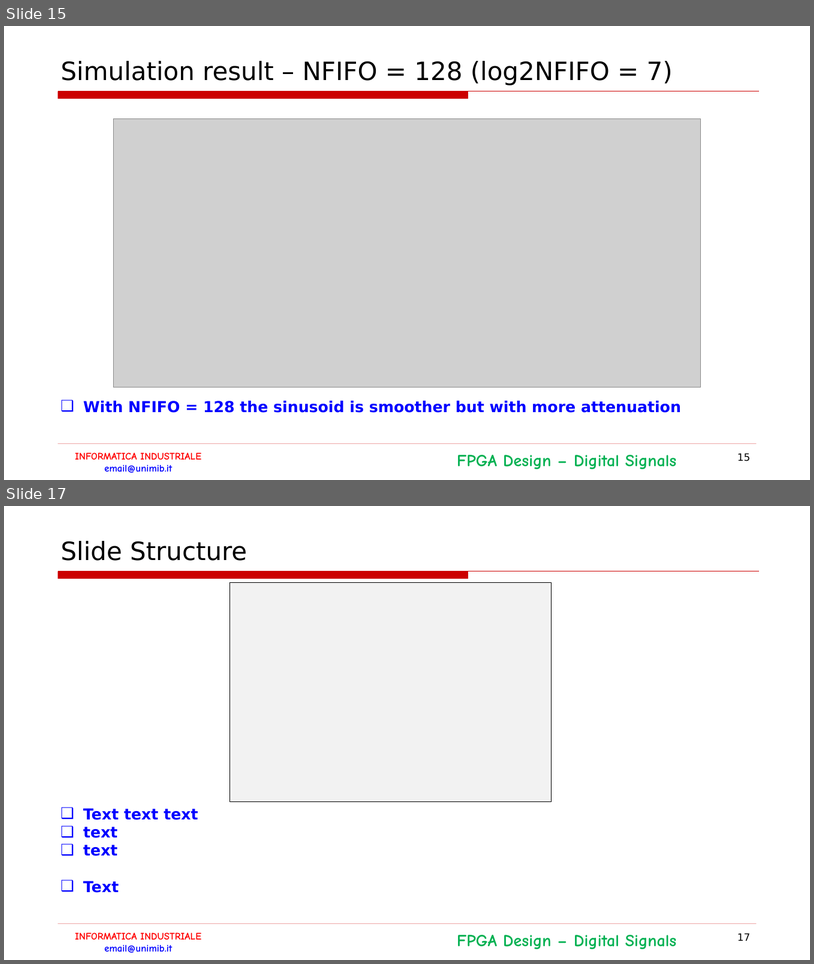
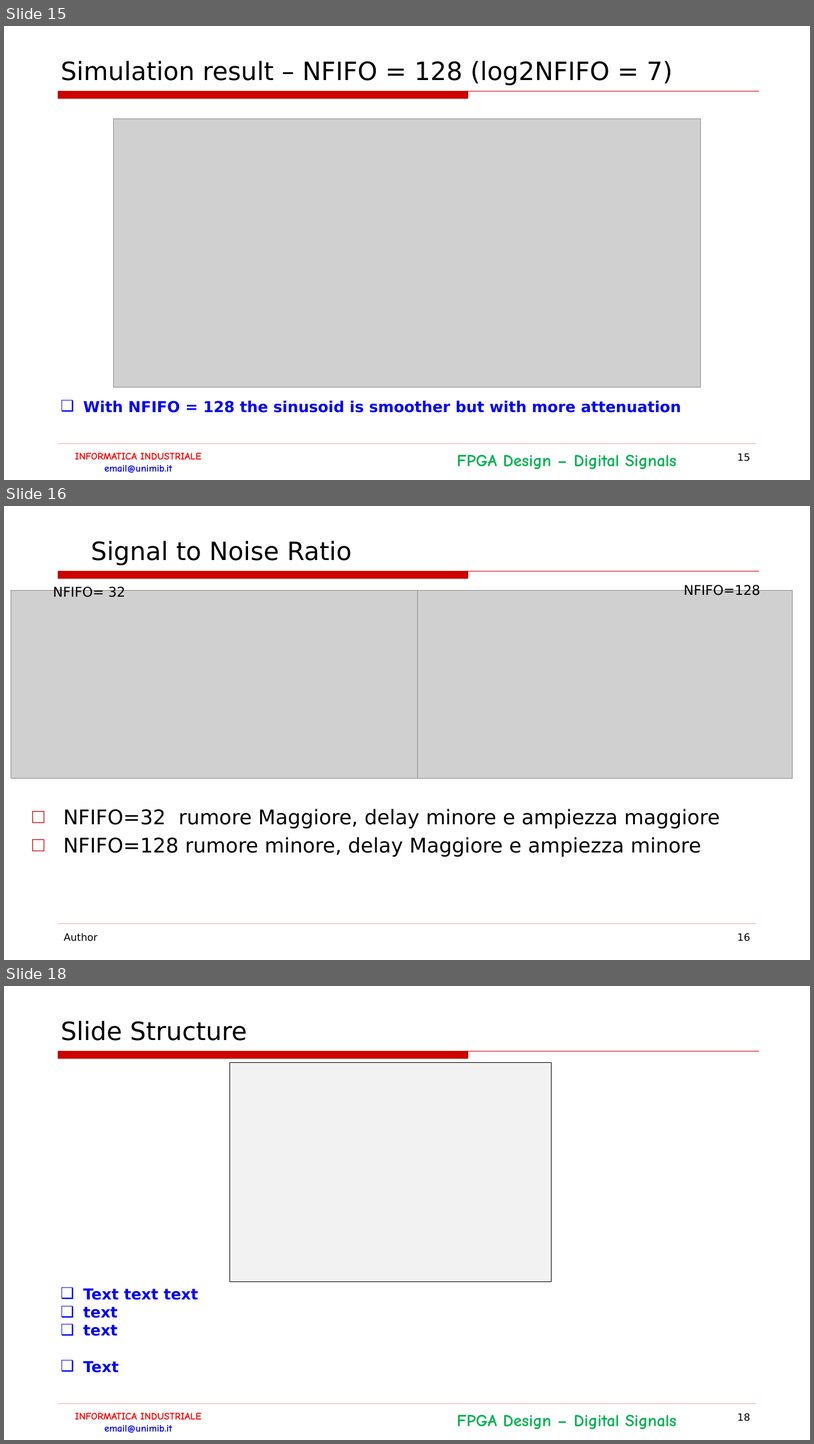
Before and after one commit to LorenzoPinaUnimib/InformaticaIndustriale, a slide deck: Documentazione.pptx. Shown one above the other, each under a label of ours: slides 15 and 17 before the commit, slides 15, 16 and 18 after it; the slides between them are not shown. The pictures are 814x964 and 814x1444 pixels, drawn with LibreOffice and Linux fonts; fonts in the diff are those of the drawing; grey boxes stand for pictures; background and template pictures are left out. Boxes give left, top, right and bottom in pixels: in the first picture for what was removed or moved away, otherwise in the second. Text is boxed around its words. In the diff, an @@ line names an element or a change of style, - is before the commit and + after.

```diff
--- a/Documentazione.pptx
+++ b/Documentazione.pptx
@@ slide 16 added at [4,506,810,960], background #FFFFFF; not listed: 2 template elements that a slide beside it also shows @@
@@ title added at [91,541,352,565], 30 pt, text #000000 @@
+  Signal to Noise Ratio
@@ picture added at [11,590,418,778] @@
@@ text added at [53,586,125,597], 16 pt, text #000000 @@
+NFIFO= 32
@@ picture added at [418,590,793,778] @@
@@ text added at [684,583,761,595], 16 pt, text #000000 @@
+NFIFO=128
@@ text added at [63,808,720,856], 24 pt, text #000000 @@
+□ NFIFO=32 rumore Maggiore, delay minore e ampiezza maggiore
+□ NFIFO=128 rumore minore, delay Maggiore e ampiezza minore
@@ text added at [64,933,98,941], 12 pt, text #000000 @@
+Author
@@ page number added at [738,933,750,941], 12 pt, text #000000 @@
+16
@@ what was slide 17 is now slide 18 @@
@@ page number at [738,1413,750,1421]: text changed @@
-17
+18
```
Also in this commit, not shown: 1 other slide added, 44 other files.
